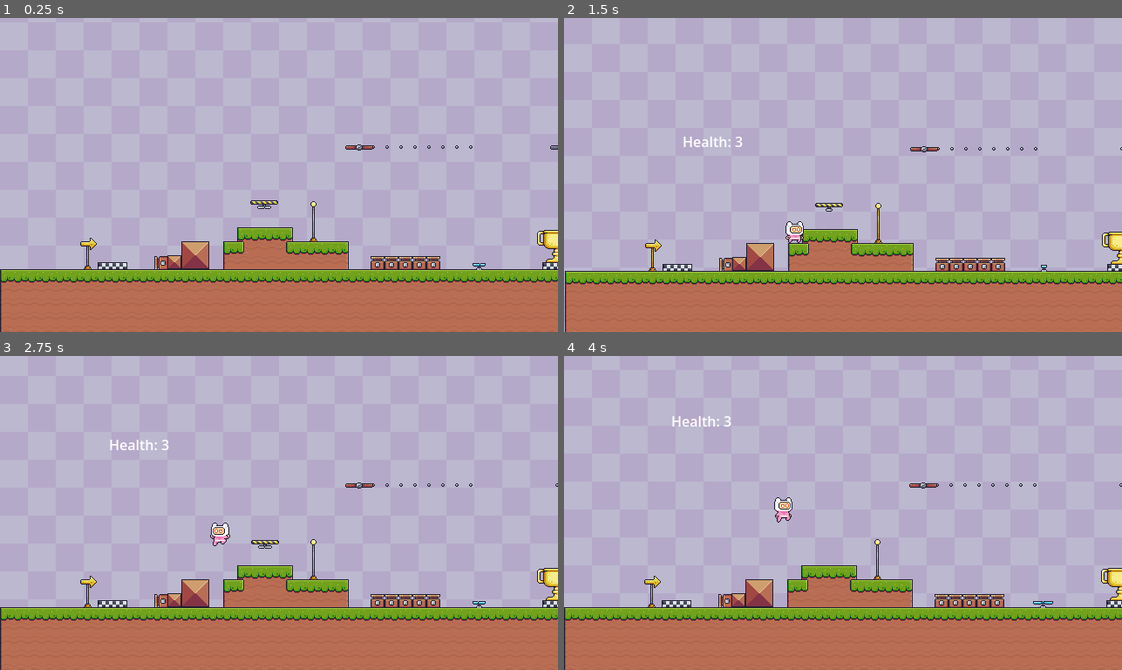
Above: before the commit, frames 1-4 (two rows, left to right).
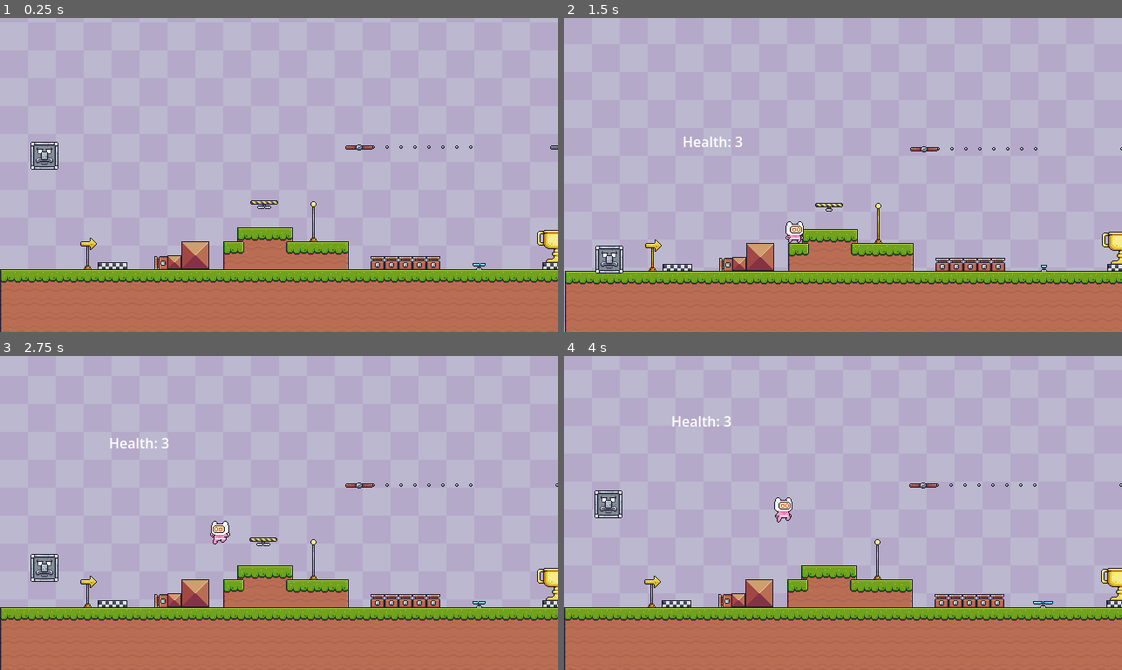
Above: after the commit, the same moments.

Repository: YisraelYishai/pixel-adventure
Game: Godot game, scene res://Scenes/test.tscn
Same seed, same stepped clock (60 frames per second), same inputs: the game is played once before the commit and once after it.
Inputs:
- Up to frame 1 (0.25 s): no input
- Up to frame 2 (1.5 s): hold Right (right) from 0.53 s (still down); tap Down (slam) at 0.6, 1.35 s; tap Space (jump) at 0.77 s
- Up to frame 3 (2.75 s): tap Space (jump) at 1.52 s; release Right (right) at 2.03 s; hold A (left) from 2.03 s (still down); tap I at 2.1 s; tap Down (slam) at 2.3 s
- Up to frame 4 (4 s): release A (left) at 2.78 s; hold Right (right) from 2.78 s (still down); tap Down (slam) at 2.85, 3.6 s; tap Space (jump) at 3.02, 3.77 s

The runs differ from the first frame. In frame 1, 0.4% of the frame differs, in the area x 5-11%, y 39-49%; in frame 2, 0.4%; in frame 3, 0.8%, in the area x 5-50%, y 26-72%; in frame 4, 0.4%.

Commit message:
Update v1.3.5
Added Rock Head Enemy, minor value changes, feature additions

Diff:
--- a/Scenes/player.tscn
+++ b/Scenes/player.tscn
@@ -1461,7 +1461,7 @@
 
 [node name="Player" type="CharacterBody2D" unique_id=1577230936]
 z_index = 2
-collision_mask = 2
+collision_mask = 10
 script = ExtResource("1_cvnsp")
 
 [node name="Camera2D" type="Camera2D" parent="." unique_id=230452763]
--- /dev/null
+++ b/Scenes/rock_head.tscn
@@ -0,0 +1,223 @@
+[gd_scene format=3 uid="uid://7vradrkdpg5k"]
+
+[ext_resource type="Texture2D" uid="uid://bwjjdpislxhe6" path="res://Assets/Pixel Adventure 1/Traps/Rock Head/Blink (42x42).png" id="1_mepox"]
+[ext_resource type="Script" uid="uid://bllh7ayc7ee0" path="res://Scripts/rock_head_movement.gd" id="1_n05pm"]
+[ext_resource type="Script" uid="uid://tp3g6bj1cn4s" path="res://Scripts/rock_head.gd" id="1_tr6vy"]
+[ext_resource type="Texture2D" uid="uid://4wx6vp81xqwe" path="res://Assets/Pixel Adventure 1/Traps/Rock Head/Bottom Hit (42x42).png" id="2_tr6vy"]
+[ext_resource type="Texture2D" uid="uid://dkgr00ss5iqjg" path="res://Assets/Pixel Adventure 1/Traps/Rock Head/Idle.png" id="3_n05pm"]
+[ext_resource type="Texture2D" uid="uid://b5mcyggyfks41" path="res://Assets/Pixel Adventure 1/Traps/Rock Head/Left Hit (42x42).png" id="4_vsp4k"]
+[ext_resource type="Texture2D" uid="uid://52avd0h24g1y" path="res://Assets/Pixel Adventure 1/Traps/Rock Head/Right Hit (42x42).png" id="5_yjnue"]
+[ext_resource type="Texture2D" uid="uid://d56761sc6l6h" path="res://Assets/Pixel Adventure 1/Traps/Rock Head/Top Hit (42x42).png" id="6_j5t1j"]
+
+[sub_resource type="AtlasTexture" id="AtlasTexture_dq1ij"]
+atlas = ExtResource("1_mepox")
+region = Rect2(0, 0, 42, 42)
+
+[sub_resource type="AtlasTexture" id="AtlasTexture_qk7gj"]
+atlas = ExtResource("1_mepox")
+region = Rect2(42, 0, 42, 42)
+
+[sub_resource type="AtlasTexture" id="AtlasTexture_rmss5"]
+atlas = ExtResource("1_mepox")
+region = Rect2(84, 0, 42, 42)
+
+[sub_resource type="AtlasTexture" id="AtlasTexture_4hb2m"]
+atlas = ExtResource("1_mepox")
+region = Rect2(126, 0, 42, 42)
+
+[sub_resource type="AtlasTexture" id="AtlasTexture_yn2mb"]
+atlas = ExtResource("2_tr6vy")
+region = Rect2(0, 0, 42, 42)
+
+[sub_resource type="AtlasTexture" id="AtlasTexture_ifxxo"]
+atlas = ExtResource("2_tr6vy")
+region = Rect2(42, 0, 42, 42)
+
+[sub_resource type="AtlasTexture" id="AtlasTexture_p7arc"]
+atlas = ExtResource("2_tr6vy")
+region = Rect2(84, 0, 42, 42)
+
+[sub_resource type="AtlasTexture" id="AtlasTexture_e6i81"]
+atlas = ExtResource("2_tr6vy")
+region = Rect2(126, 0, 42, 42)
+
+[sub_resource type="AtlasTexture" id="AtlasTexture_o0wvu"]
+atlas = ExtResource("4_vsp4k")
+region = Rect2(0, 0, 42, 42)
+
+[sub_resource type="AtlasTexture" id="AtlasTexture_d6v8h"]
+atlas = ExtResource("4_vsp4k")
+region = Rect2(42, 0, 42, 42)
+
+[sub_resource type="AtlasTexture" id="AtlasTexture_33pfb"]
+atlas = ExtResource("4_vsp4k")
+region = Rect2(84, 0, 42, 42)
+
+[sub_resource type="AtlasTexture" id="AtlasTexture_tdaug"]
+atlas = ExtResource("4_vsp4k")
+region = Rect2(126, 0, 42, 42)
+
+[sub_resource type="AtlasTexture" id="AtlasTexture_117nn"]
+atlas = ExtResource("5_yjnue")
+region = Rect2(0, 0, 42, 42)
+
+[sub_resource type="AtlasTexture" id="AtlasTexture_d8pnp"]
+atlas = ExtResource("5_yjnue")
+region = Rect2(42, 0, 42, 42)
+
+[sub_resource type="AtlasTexture" id="AtlasTexture_rosq0"]
+atlas = ExtResource("5_yjnue")
+region = Rect2(84, 0, 42, 42)
+
+[sub_resource type="AtlasTexture" id="AtlasTexture_laf70"]
+atlas = ExtResource("5_yjnue")
+region = Rect2(126, 0, 42, 42)
+
+[sub_resource type="AtlasTexture" id="AtlasTexture_ws3xx"]
+atlas = ExtResource("6_j5t1j")
+region = Rect2(0, 0, 42, 42)
+
+[sub_resource type="AtlasTexture" id="AtlasTexture_73m10"]
+atlas = ExtResource("6_j5t1j")
+region = Rect2(42, 0, 42, 42)
+
+[sub_resource type="AtlasTexture" id="AtlasTexture_vxfm4"]
+atlas = ExtResource("6_j5t1j")
+region = Rect2(84, 0, 42, 42)
+
+[sub_resource type="AtlasTexture" id="AtlasTexture_kq732"]
+atlas = ExtResource("6_j5t1j")
+region = Rect2(126, 0, 42, 42)
+
+[sub_resource type="SpriteFrames" id="SpriteFrames_nusac"]
+animations = [{
+"frames": [{
+"duration": 1.0,
+"texture": SubResource("AtlasTexture_dq1ij")
+}, {
+"duration": 1.0,
+"texture": SubResource("AtlasTexture_qk7gj")
+}, {
+"duration": 1.0,
+"texture": SubResource("AtlasTexture_rmss5")
+}, {
+"duration": 1.0,
+"texture": SubResource("AtlasTexture_4hb2m")
+}],
+"loop": false,
+"name": &"blink",
+"speed": 20.0
+}, {
+"frames": [{
+"duration": 1.0,
+"texture": SubResource("AtlasTexture_yn2mb")
+}, {
+"duration": 1.0,
+"texture": SubResource("AtlasTexture_ifxxo")
+}, {
+"duration": 1.0,
+"texture": SubResource("AtlasTexture_p7arc")
+}, {
+"duration": 1.0,
+"texture": SubResource("AtlasTexture_e6i81")
+}],
+"loop": false,
+"name": &"bottom_hit",
+"speed": 20.0
+}, {
+"frames": [{
+"duration": 1.0,
+"texture": ExtResource("3_n05pm")
+}],
+"loop": true,
+"name": &"idle",
+"speed": 20.0
+}, {
+"frames": [{
+"duration": 1.0,
+"texture": SubResource("AtlasTexture_o0wvu")
+}, {
+"duration": 1.0,
+"texture": SubResource("AtlasTexture_d6v8h")
+}, {
+"duration": 1.0,
+"texture": SubResource("AtlasTexture_33pfb")
+}, {
+"duration": 1.0,
+"texture": SubResource("AtlasTexture_tdaug")
+}],
+"loop": false,
+"name": &"left_hit",
+"speed": 20.0
+}, {
+"frames": [{
+"duration": 1.0,
+"texture": SubResource("AtlasTexture_117nn")
+}, {
+"duration": 1.0,
+"texture": SubResource("AtlasTexture_d8pnp")
+}, {
+"duration": 1.0,
+"texture": SubResource("AtlasTexture_rosq0")
+}, {
+"duration": 1.0,
+"texture": SubResource("AtlasTexture_laf70")
+}],
+"loop": false,
+"name": &"right_hit",
+"speed": 20.0
+}, {
+"frames": [{
+"duration": 1.0,
+"texture": SubResource("AtlasTexture_ws3xx")
+}, {
+"duration": 1.0,
+"texture": SubResource("AtlasTexture_73m10")
+}, {
+"duration": 1.0,
+"texture": SubResource("AtlasTexture_vxfm4")
+}, {
+"duration": 1.0,
+"texture": SubResource("AtlasTexture_kq732")
+}],
+"loop": false,
+"name": &"top_hit",
+"speed": 20.0
+}]
+
+[sub_resource type="RectangleShape2D" id="RectangleShape2D_mepox"]
+size = Vector2(33, 33)
+
+[sub_resource type="RectangleShape2D" id="RectangleShape2D_tr6vy"]
+size = Vector2(6, 34)
+
+[node name="Rock Head" type="Path2D" unique_id=83675468]
+
+[node name="PathFollow2D" type="PathFollow2D" parent="." unique_id=2132968617]
+script = ExtResource("1_n05pm")
+
+[node name="AnimatableBody2D" type="AnimatableBody2D" parent="PathFollow2D" unique_id=486142408]
+collision_layer = 8
+sync_to_physics = false
+script = ExtResource("1_tr6vy")
+
+[node name="AnimatedSprite2D" type="AnimatedSprite2D" parent="PathFollow2D/AnimatableBody2D" unique_id=236516251]
+rotation = -1.5707964
+sprite_frames = SubResource("SpriteFrames_nusac")
+animation = &"blink"
+autoplay = "idle"
+frame = 3
+frame_progress = 1.0
+
+[node name="CollisionShape2D" type="CollisionShape2D" parent="PathFollow2D/AnimatableBody2D" unique_id=74184069]
+position = Vector2(-0.5, -0.5)
+shape = SubResource("RectangleShape2D_mepox")
+
+[node name="Hitbox" type="Area2D" parent="PathFollow2D/AnimatableBody2D" unique_id=444152025]
+
+[node name="CollisionShape2D" type="CollisionShape2D" parent="PathFollow2D/AnimatableBody2D/Hitbox" unique_id=258185303]
+position = Vector2(17, -1.4210855e-14)
+shape = SubResource("RectangleShape2D_tr6vy")
+debug_color = Color(1, 0, 0, 0.41960785)
+
+[connection signal="body_entered" from="PathFollow2D/AnimatableBody2D/Hitbox" to="PathFollow2D/AnimatableBody2D" method="_on_hitbox_body_entered"]
--- a/Scenes/test.tscn
+++ b/Scenes/test.tscn
@@ -10,6 +10,7 @@
 [ext_resource type="PackedScene" uid="uid://crvawuljcpo1h" path="res://Scenes/checkpoint.tscn" id="10_mie3u"]
 [ext_resource type="PackedScene" uid="uid://brqm0s7i8xchw" path="res://Scenes/moving_platform.tscn" id="10_qpfo2"]
 [ext_resource type="PackedScene" uid="uid://coa6l5lkjrr10" path="res://Scenes/falling_platform.tscn" id="11_qpfo2"]
+[ext_resource type="PackedScene" uid="uid://7vradrkdpg5k" path="res://Scenes/rock_head.tscn" id="12_yb21e"]
 [ext_resource type="PackedScene" uid="uid://cm31ok0y30l5c" path="res://Scenes/fan.tscn" id="13_aees8"]
 
 [sub_resource type="TileSetAtlasSource" id="TileSetAtlasSource_ys1qc"]
@@ -297,6 +298,12 @@
 }
 point_count = 2
 
+[sub_resource type="Curve2D" id="Curve2D_aees8"]
+_data = {
+"points": PackedVector2Array(0, 0, 0, 0, -3, 27, 0, 0, 0, 0, -3, 144)
+}
+point_count = 2
+
 [node name="Test" type="Node2D" unique_id=2114643290]
 script = ExtResource("1_ys1qc")
 metadata/_edit_vertical_guides_ = [0.0]
@@ -379,4 +386,8 @@
 [node name="FallingPlatform" parent="Node" unique_id=1974783609 instance=ExtResource("11_qpfo2")]
 position = Vector2(303, 213)
 
+[node name="Rock Head" parent="Node" unique_id=486142408 instance=ExtResource("12_yb21e")]
+position = Vector2(54, 131)
+curve = SubResource("Curve2D_aees8")
+
 [connection signal="body_entered" from="WorldBoundary" to="." method="_on_world_boundary_body_entered"]
--- a/Scripts/falling_platform.gd
+++ b/Scripts/falling_platform.gd
@@ -6,7 +6,7 @@
 var has_fallen := false
 var fall_tween: Tween
 var weight := 0.0
-var max_weight := 0.8
+var max_weight := 0.5
 var weight_build_speed := 2.0
 var player_on_top := false
 
--- a/Scripts/fan.gd
+++ b/Scripts/fan.gd
@@ -23,7 +23,7 @@
 		fan_direction = Vector2(1, 0)
 
 func _physics_process(_delta: float) -> void:
-	if is_colliding and player:
+	if is_colliding and player and player.slamming == false:
 		var distance = global_position.distance_to(player.global_position)
 
 		var max_range = 150.0
--- a/Scripts/moving_platform_customization.gd
+++ b/Scripts/moving_platform_customization.gd
@@ -21,8 +21,6 @@
 	var distance = 0.0
 
 	while distance < length:
-		print("Distance: ", distance)
-		print("Spacing: ", spacing)
 		var pos = curve.sample_baked(distance)
 
 		var chain = Sprite2D.new()
--- a/Scripts/player.gd
+++ b/Scripts/player.gd
@@ -13,6 +13,7 @@
 const SLAM_VELOCITY = 1100.0
 const SLAM_PAUSE_TIME = 0.3
 
+@export_category("Player Settings")
 @export_enum("1", "2", "3", "4") var player_character: String = "1"
 
 var animator_status: bool = true
@@ -267,6 +268,7 @@
 	z_index = 1
 	set_collision_layer_value(1, true)
 	set_collision_mask_value(2, true)
+	set_collision_mask_value(4, true)
 	self.position = respawn_point
 	appear()
 	can_move = true
--- /dev/null
+++ b/Scripts/rock_head.gd
@@ -0,0 +1,11 @@
+extends AnimatableBody2D
+
+@onready var path_follow_2d: PathFollow2D = $".."
+var i = 1
+
+func _on_hitbox_body_entered(body: Node2D) -> void:
+	var pos = self.global_position
+	if body.has_method("hit") and path_follow_2d.is_dangerous:
+		body.hit(pos)
+	print("Hit ", i, ", number of times and Path2D is_dangerous = ", path_follow_2d.is_dangerous)
+	i += 1
--- /dev/null
+++ b/Scripts/rock_head_movement.gd
@@ -0,0 +1,26 @@
+extends PathFollow2D
+
+var wait_time: float = 1.0
+var smash_duration: float = 0.2
+var return_duration: float = 2.0
+var is_dangerous: bool = false
+
+func _ready() -> void:
+	loop = false
+	progress_ratio = 0.0
+	start_path_smash()
+
+func start_path_smash() -> void:
+	var tween = create_tween().set_loops()
+
+	tween.tween_interval(wait_time)
+	tween.tween_callback(func(): is_dangerous = true)
+
+	tween.tween_property(self, "progress_ratio", 1.0, smash_duration) \
+		.set_trans(Tween.TRANS_EXPO).set_ease(Tween.EASE_IN)
+
+	tween.tween_interval(wait_time)
+	tween.tween_callback(func(): is_dangerous = false)
+
+	tween.tween_property(self, "progress_ratio", 0.0, return_duration) \
+		.set_trans(Tween.TRANS_LINEAR)
--- a/Scripts/test.gd
+++ b/Scripts/test.gd
@@ -4,5 +4,6 @@
 	get_window().grab_focus()
 
 func _on_world_boundary_body_entered(body: Node2D) -> void:
-	if body.respawning == false:
-		body.out_of_bounds()
+	if body is Player:
+		if body.respawning == false:
+			body.out_of_bounds()
--- a/project.godot
+++ b/project.godot
@@ -72,6 +72,7 @@
 2d_physics/layer_1="Player"
 2d_physics/layer_2="Environment"
 2d_physics/layer_3="Debris"
+2d_physics/layer_4="Enemy"
 
 [physics]
 
Not shown, added: Scripts/rock_head.gd.uid
Not shown, added: Scripts/rock_head_movement.gd.uid
